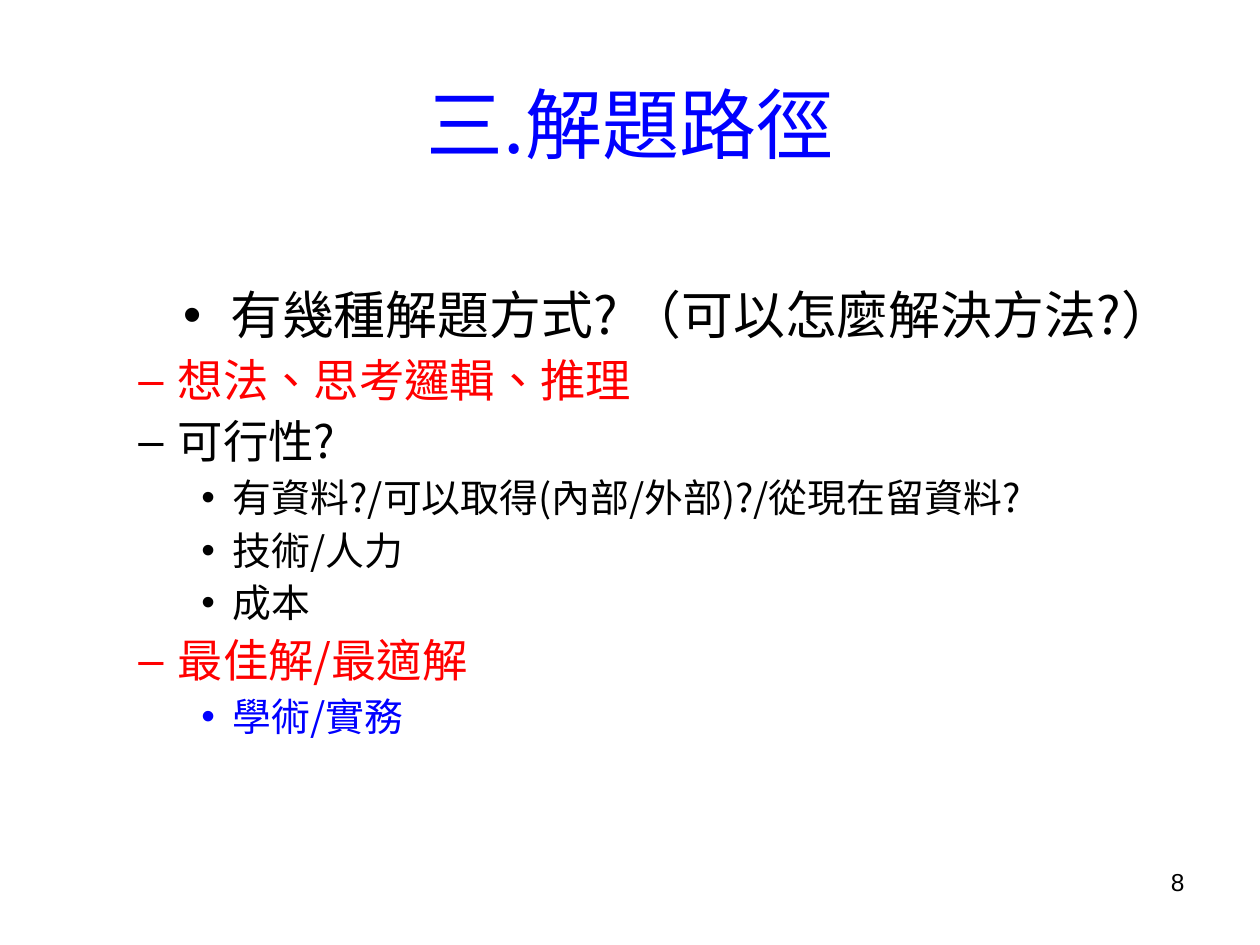
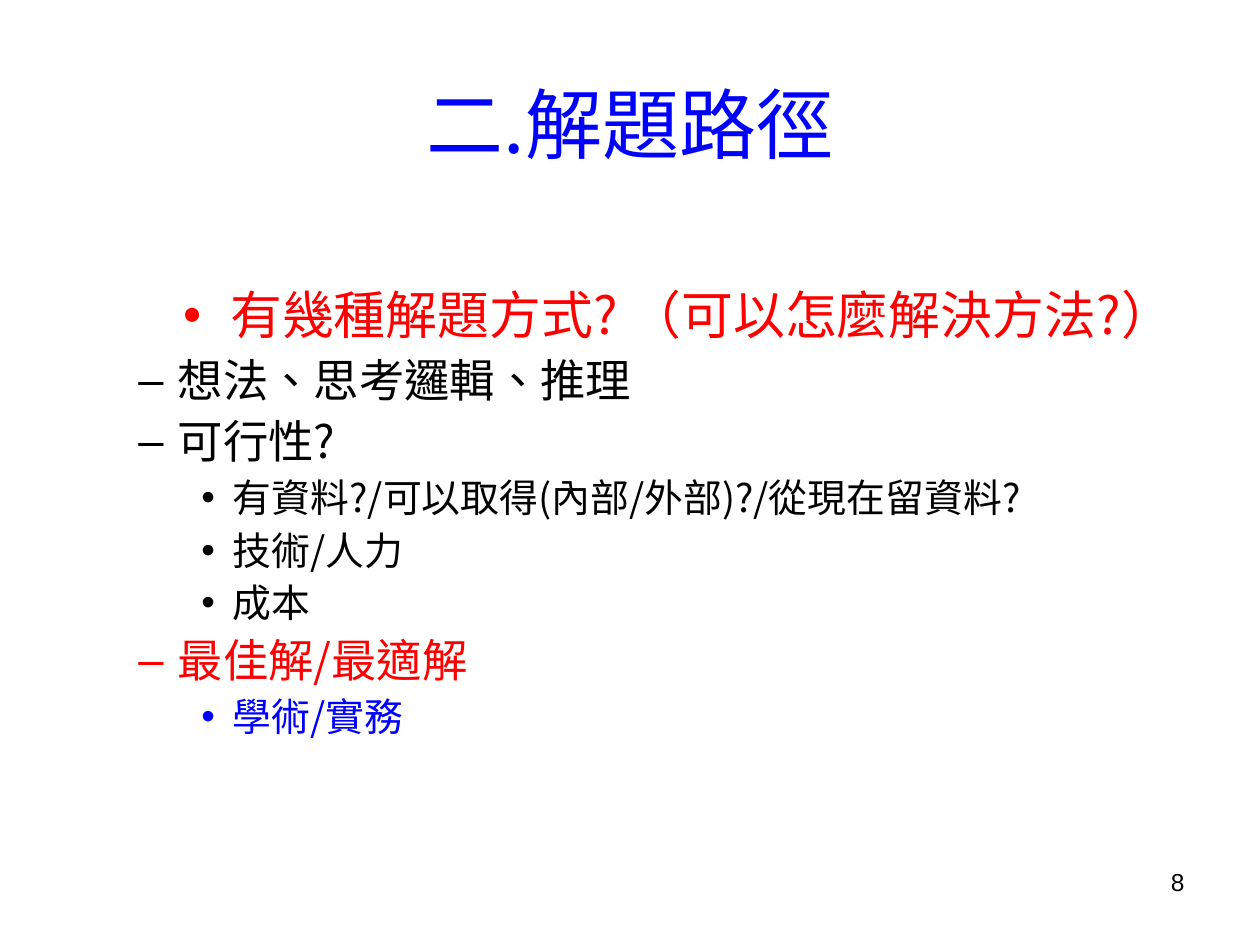
Before and after one commit to chih-chengwu/Chinese_Big_Data_Analysis_for_intelligence_medical_MD, a slide deck: slide 8 of 1.第一週Overview_智慧醫療大數據_BigDataForIntelligence_Medicine.ppt. Drawn at 1260x945 pixels with LibreOffice and Linux fonts; fonts in the diff are those of the drawing; background and template pictures are left out. Boxes give left, top, right and bottom in pixels: in the first picture for what was removed or moved away, otherwise in the second. Text is boxed around its words. In the diff, an @@ line names an element or a change of style, - is before the commit and + after.

```diff
--- a/1.第一週Overview_智慧醫療大數據_BigDataForIntelligence_Medicine.ppt
+++ b/1.第一週Overview_智慧醫療大數據_BigDataForIntelligence_Medicine.ppt
@@ title at (427, 88, 833, 159): text changed @@
-三.解題路徑
+二.解題路徑
@@ text at (178, 290, 1173, 401): text colour #000000 to #FF0000 in "有幾種解題方式? （可以怎麼解決方法?）"; text colour #FF0000 to #000000 in "想法、思考邏輯、推理"; bullet colour #000000 to #FF0000; bullet colour #FF0000 to #000000 @@
```
Also in this commit, not shown: 4 other slides changed, 1 slide added, 6 other files.
